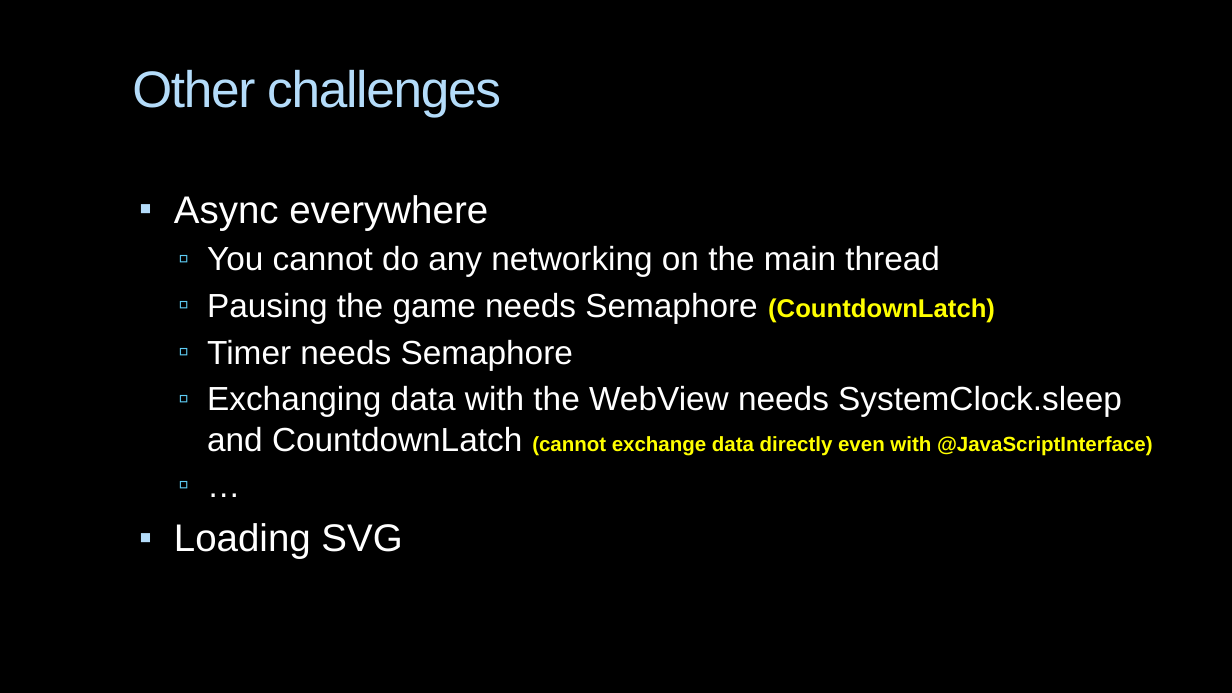
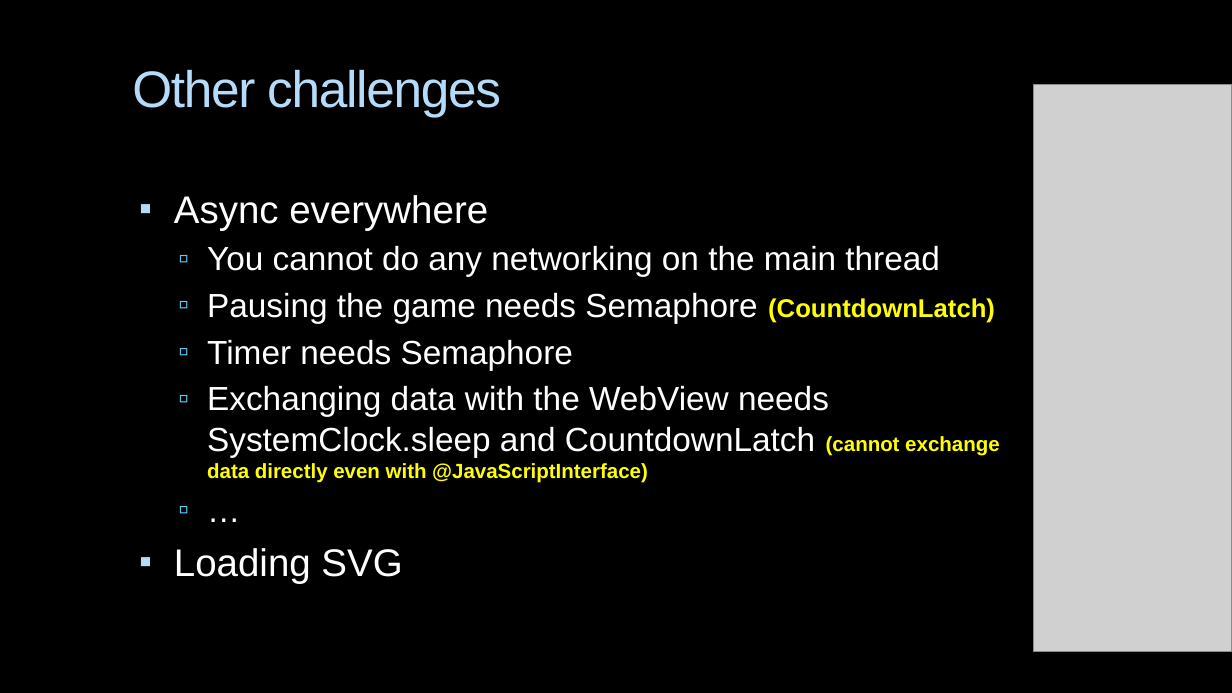
Before and after one commit to AlexanderPoone/tempusespatium, a slide deck: slide 19 of shitty_ppt.pptx (slide 18 before the commit). Drawn at 1232x693 pixels with LibreOffice and Linux fonts; fonts in the diff are those of the drawing; grey boxes stand for pictures; background and template pictures are left out. Boxes give left, top, right and bottom in pixels: in the first picture for what was removed or moved away, otherwise in the second. Text is boxed around its words. In the diff, an @@ line names an element or a change of style, - is before the commit and + after.

```diff
--- a/shitty_ppt.pptx
+++ b/shitty_ppt.pptx
@@ picture added at box(1034, 85, 1232, 652) @@
@@ text "Async everywhere" rewrapped from box(174, 195, 1153, 559) to box(174, 195, 999, 584) @@
```
Also in this commit, not shown: 1 other slide changed, 1 slide added, 35 other files.
